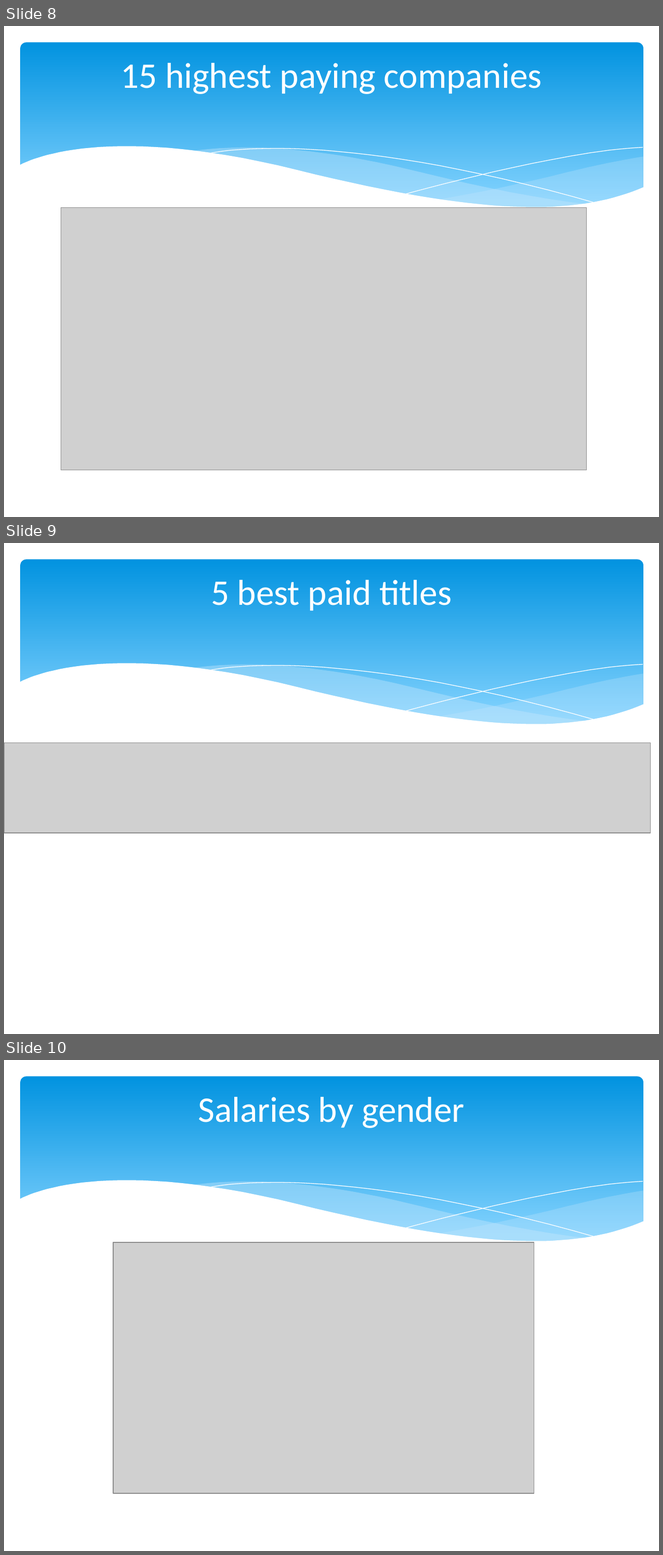
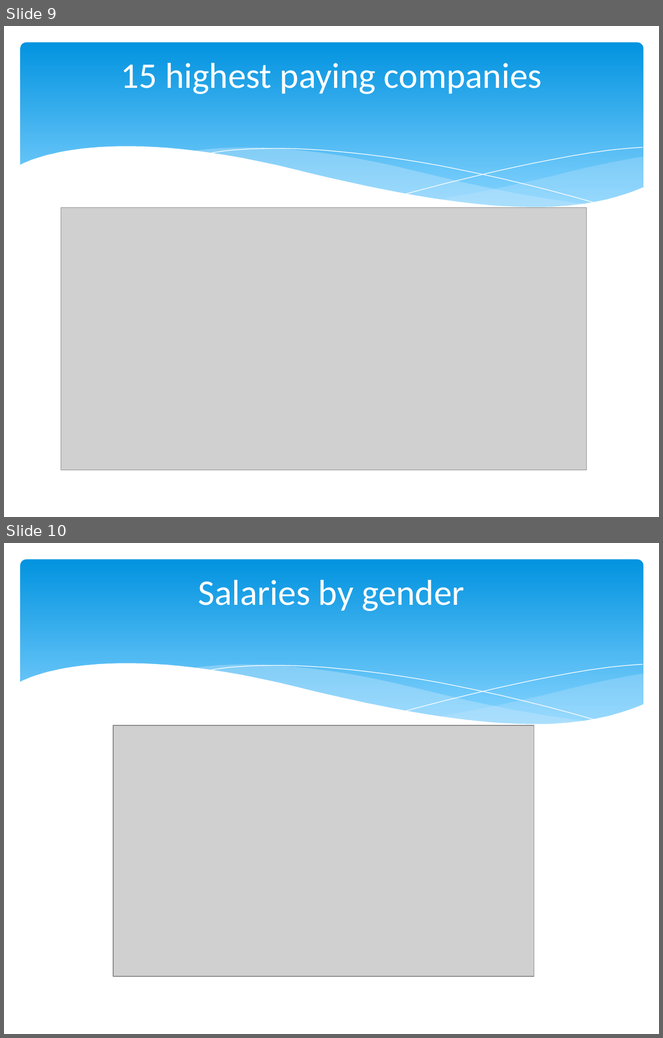
Before and after one commit to Gixi0612/IronLabs, a slide deck: Module 1/Project_3/Project_3 (1).pptx. Shown one above the other, each under a label of ours: slides 8, 9 and 10 before the commit, slides 9 and 10 after it. The pictures are 663x1555 and 663x1038 pixels, drawn with LibreOffice and Linux fonts; fonts in the diff are those of the drawing; grey boxes stand for pictures. Boxes give left, top, right and bottom in pixels: in the first picture for what was removed or moved away, otherwise in the second. Text is boxed around its words. In the diff, an @@ line names an element or a change of style, - is before the commit and + after.

```diff
--- a/Module 1/Project_3/Project_3 (1).pptx
+++ b/Module 1/Project_3/Project_3 (1).pptx
@@ slide 9 removed at (4,543,659,1034), background #FFFFFF; not listed: 6 template elements that a slide beside it also shows @@
@@ title removed at (211,580,452,611) @@
-5 best paid titles
@@ picture removed at (4,743,651,833) @@
@@ what was slide 8 is now slide 9 @@
```
Also in this commit, not shown: 2 slides added.
